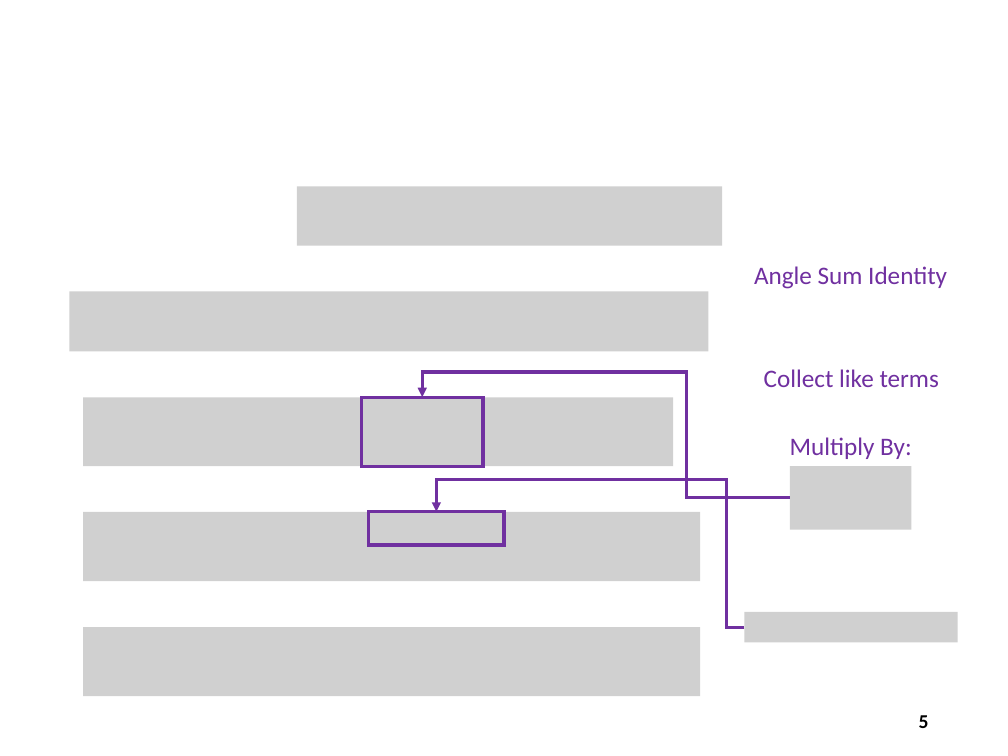
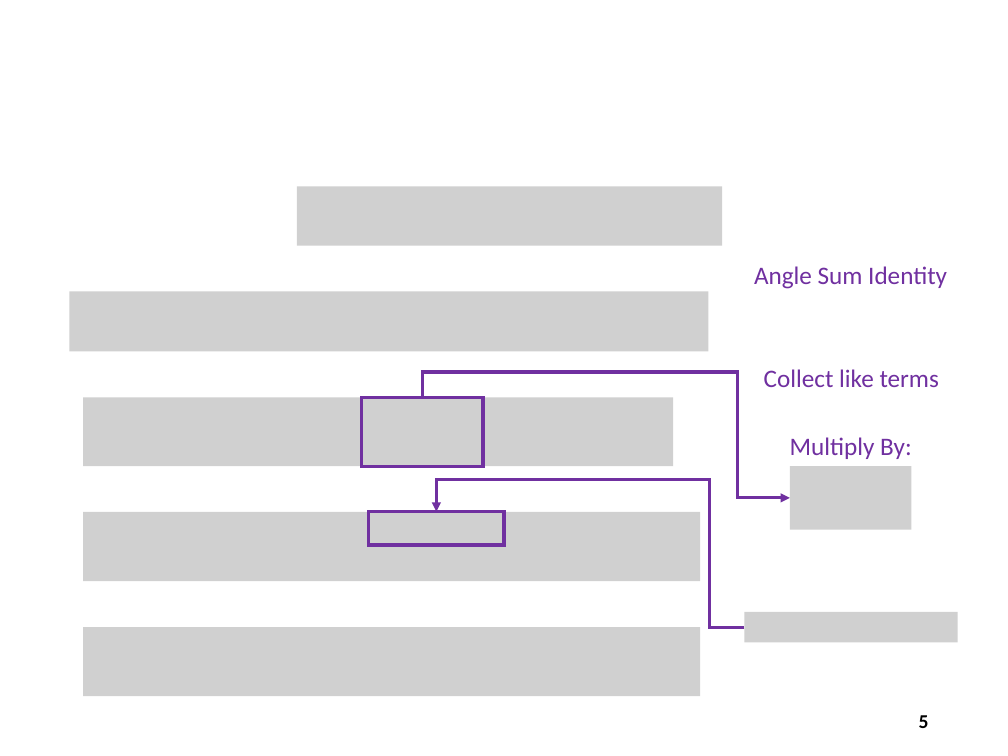
Before and after one commit to noahchampagne/QIS101, a slide deck: slide 5 of slides/Session 10 - Numerical Analysis/Session 10 - Numerical Analysis.pptx. Drawn at 1008x756 pixels with LibreOffice and Linux fonts; fonts in the diff are those of the drawing; grey boxes stand for pictures. Boxes give left, top, right and bottom in pixels: in the first picture for what was removed or moved away, otherwise in the second. Text is boxed around its words. In the diff, an @@ line names an element or a change of style, - is before the commit and + after.

```diff
--- a/slides/Session 10 - Numerical Analysis/Session 10 - Numerical Analysis.pptx
+++ b/slides/Session 10 - Numerical Analysis/Session 10 - Numerical Analysis.pptx
@@ elbow arrow (790, 498) - (422, 397): arrowheads changed; route changed @@
@@ elbow arrow (744, 627) - (436, 512): route changed @@
```
Also in this commit, not shown: 11 other slides changed, 2 slides removed.
